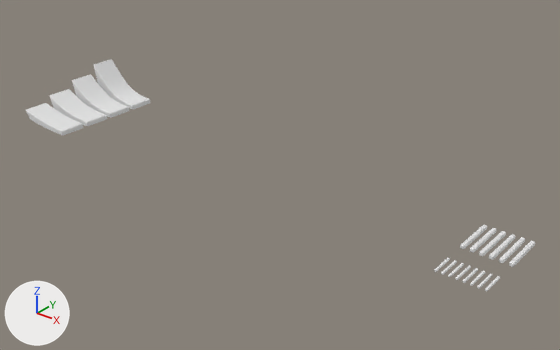
Two versions of the glTF model Objects/Logs.glb, one commit apart.
Rendered twice from a camera (50 mm lens) standing at (62.4, -71.1, 49.7) and looking at (-3.1, 10.8, -1.1). The lights are fixed; the arrows at lower left show +X, +Y and +Z. The first picture is the older version.

The scene before the commit, as lines of its bpy script (objects in view):
```python
me_cube = bpy.data.meshes.new('Cube')
me_cube.from_pydata(...)  # 144 vertices, 264 faces; spans x -0.29..6.69, y -3.27..3.27, z -0.29..0.29
me_cube_005 = bpy.data.meshes.new('Cube.005')
me_cube_005.from_pydata(...)  # 192 vertices, 352 faces; spans x -0.15..6.55, y -1.71..1.71, z -0.15..0.15
me_plane_001 = bpy.data.meshes.new('Plane.001')
me_plane_001.from_pydata(...)  # 621 vertices, 1188 faces; spans x -8.68..1.32, y -2.18..2.18, z -0.81..1.42
me_plane_004 = bpy.data.meshes.new('Plane.004')
me_plane_004.from_pydata(...)  # 621 vertices, 1188 faces; spans x -8.72..1.32, y -2.18..2.18, z -0.81..2.58
me_plane_005 = bpy.data.meshes.new('Plane.005')
me_plane_005.from_pydata(...)  # 621 vertices, 1188 faces; spans x -8.74..1.32, y -2.18..2.18, z -0.81..4.0
me_plane_006 = bpy.data.meshes.new('Plane.006')
me_plane_006.from_pydata(...)  # 621 vertices, 1188 faces; spans x -8.74..1.32, y -2.18..2.18, z -0.81..5.67
ob_cube_005 = bpy.data.objects.new('Cube.005', me_cube)
ob_cube_005.location = (28.5, 10.4, 0.0)
ob_cube_007 = bpy.data.objects.new('Cube.007', me_cube_005)
ob_cube_007.location = (28.5, 2.0, 0.0)
ob_plane = bpy.data.objects.new('Plane', me_plane_001)
ob_plane.location = (-41.7, 1.7, 0.0)
ob_plane_001 = bpy.data.objects.new('Plane.001', me_plane_004)
ob_plane_001.location = (-41.7, 6.9, 0.0)
ob_plane_003 = bpy.data.objects.new('Plane.003', me_plane_005)
ob_plane_003.location = (-41.7, 12.0, 0.0)
ob_plane_004 = bpy.data.objects.new('Plane.004', me_plane_006)
ob_plane_004.location = (-41.7, 17.1, 0.0)
```
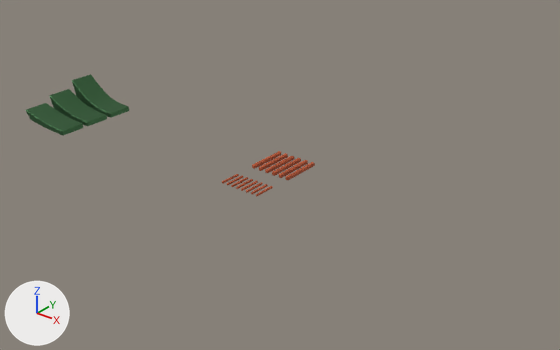
The newer file is also rescaled (x2.0), turned or shifted as a whole; pictures and numbers use the older file's frame.

Where the change shows, as pixel boxes (x1, y1, x2, y2) in the pictures (560 x 350 px):
```json
{"object": "Cube.005", "change": "recoloured, moved", "before": [460, 225, 535, 267], "after": [252, 151, 315, 180]}
{"object": "Plane.004", "change": "deleted", "before": [94, 59, 150, 109]}
{"object": "Plane.003", "change": "recoloured", "before": [72, 74, 129, 118], "after": [72, 74, 129, 118], "on screen": "white to dark green"}
{"object": "Plane.001", "change": "recoloured", "before": [49, 89, 107, 126], "after": [49, 89, 107, 126], "on screen": "white to dark green"}
{"object": "Plane", "change": "recoloured", "before": [26, 103, 83, 135], "after": [26, 103, 83, 135], "on screen": "white to dark green"}
{"object": "Cube.007", "change": "recoloured, moved", "before": [434, 258, 500, 291], "after": [222, 174, 273, 196]}
```

The change, as JSON lines over the scene's bpy script:
```json
{"op": "add", "block": "mat_track_wheel", "code": ["mat_track_wheel = principled_material('Track Wheel')", "mat_track_wheel.base_color = (0.071, 0.182, 0.079)  # dark green #4b764f", "mat_track_wheel.metallic = 1.0", "mat_track_wheel.roughness = 0.6"]}
{"op": "add", "block": "mat_material_002", "code": ["mat_material_002 = principled_material('Material.002')", "mat_material_002.base_color = (0.419, 0.0767, 0.0212)  # brown #ad4e28", "mat_material_002.roughness = 0.78"]}
{"block": "me_plane_001", "where": "me_plane_001.from_pydata(...)  # 621 vertices, 1188 faces; spans x -8.68..1.32, y -2.18..2.18, z -0.81..1.42"}
{"op": "add", "block": "me_plane_001", "code": "me_plane_001.materials.append(mat_track_wheel)  # dark green #4b764f"}
{"block": "me_plane_004", "where": "me_plane_004.from_pydata(...)  # 621 vertices, 1188 faces; spans x -8.72..1.32, y -2.18..2.18, z -0.81..2.58"}
{"op": "add", "block": "me_plane_004", "code": "me_plane_004.materials.append(mat_track_wheel)  # dark green #4b764f"}
{"block": "me_plane_005", "where": "me_plane_005.from_pydata(...)  # 621 vertices, 1188 faces; spans x -8.74..1.32, y -2.18..2.18, z -0.81..4.0"}
{"op": "add", "block": "me_plane_005", "code": "me_plane_005.materials.append(mat_track_wheel)  # dark green #4b764f"}
{"block": "me_cube", "where": "me_cube.from_pydata(...)  # 144 vertices, 264 faces; spans x -0.29..6.69, y -3.27..3.27, z -0.29..0.29"}
{"op": "add", "block": "me_cube", "code": "me_cube.materials.append(mat_material_002)  # brown #ad4e28"}
{"block": "me_cube_005", "where": "me_cube_005.from_pydata(...)  # 192 vertices, 352 faces; spans x -0.15..6.55, y -1.71..1.71, z -0.15..0.15"}
{"op": "add", "block": "me_cube_005", "code": "me_cube_005.materials.append(mat_material_002)  # brown #ad4e28"}
{"op": "remove", "block": "ob_plane_004", "code": ["ob_plane_004 = bpy.data.objects.new('Plane.004', me_plane_006)", "ob_plane_004.location = (-41.7, 17.1, 0.0)"]}
{"op": "set", "path": "ob_cube_005.location", "old": "(28.5, 10.4, 0.0)", "new": "(-6.6, 12.0, 0.0)"}
{"op": "set", "path": "ob_cube_007.location", "old": "(28.5, 2.0, 0.0)", "new": "(-6.6, 3.6, 0.0)"}
```
